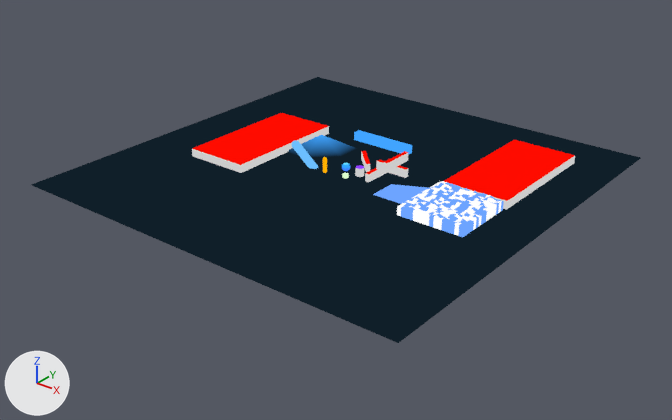
Two versions of the Blender file examples/bounds/bounds.blend, one commit apart.
The view is the same before and after, from a 50 mm lens placed at (121.4, -155.4, 85.5), pointed at (1.2, -5.2, -7.6). Every picture has the same lights, and +X, +Y and +Z are marked at lower left.
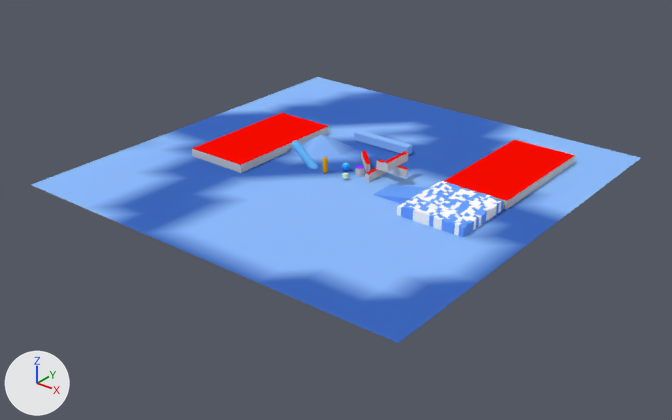
Location of each change, (x1, y1, x2, y2) in pixels of the pictures (672 x 420 px):
```json
{"object": "Ground", "change": "recoloured", "before": [31, 77, 641, 343], "after": [31, 77, 641, 343], "on screen": "black to blue"}
{"object": "Cube.004", "change": "recoloured", "before": [444, 140, 575, 210], "after": [444, 140, 575, 210]}
{"object": "Plane", "change": "recoloured", "before": [373, 181, 504, 237], "after": [373, 181, 504, 237]}
{"object": "Cube.003", "change": "recoloured", "before": [192, 113, 329, 173], "after": [192, 113, 329, 173]}
{"object": "StaticCapsule", "change": "recoloured", "before": [292, 140, 318, 169], "after": [292, 140, 318, 169]}
{"object": "Cube.002", "change": "recoloured", "before": [384, 151, 408, 172], "after": [384, 151, 408, 172], "on screen": "white to grey"}
{"object": "Cube.001", "change": "recoloured", "before": [376, 160, 408, 178], "after": [376, 160, 408, 178]}
{"object": "Cube.007", "change": "recoloured", "before": [365, 168, 388, 182], "after": [365, 168, 388, 182]}
{"object": "Cube.006", "change": "recoloured", "before": [361, 151, 370, 172], "after": [361, 151, 370, 172]}
{"object": "Cylinder", "change": "recoloured", "before": [355, 165, 364, 177], "after": [355, 165, 364, 177]}
{"object": "Sphere", "change": "recoloured", "before": [342, 163, 350, 171], "after": [342, 163, 350, 171]}
{"object": "Cube", "change": "recoloured", "before": [342, 172, 349, 179], "after": [342, 172, 349, 179]}
```

Edits to the scene script, one JSON object a line:
```json
{"block": "mat_vertex_color", "where": "n0 = _N.new('ShaderNodeOutputMaterial'); n0.name = 'Material Output'"}
{"op": "remove", "block": "mat_vertex_color", "code": "n1 = _N.new('ShaderNodeVertexColor'); n1.name = 'Vertex Color'"}
{"op": "remove", "block": "mat_vertex_color", "code": "_L.new(n1.outputs[0], n0.inputs[0])  # 'Color' to 'Surface'"}
{"op": "add", "block": "mat_vertex_color", "code": "n2 = _N.new('ShaderNodeBsdfDiffuse'); n2.name = 'Diffuse BSDF'"}
{"op": "add", "block": "mat_vertex_color", "code": "n3 = _N.new('ShaderNodeVertexColor'); n3.name = 'Color Attribute'"}
{"op": "add", "block": "mat_vertex_color", "code": "_L.new(n2.outputs[0], n0.inputs[0])  # 'BSDF' to 'Surface'"}
{"op": "add", "block": "mat_vertex_color", "code": "_L.new(n3.outputs[0], n2.inputs[0])  # 'Color' to 'Color'"}
{"block": "me_plane_002", "where": "me_plane_002.from_pydata(...)  # 297 vertices, 262 faces; spans x -50.0..50.0, y -50.0..50.0, z -1.0..3.0"}
{"block": "me_plane_002", "where": "# used by ob_ground; location = (0.0, 0.0, 1.0)"}
{"block": "me_plane_002", "change": "me_plane_002 part 1: 262 faces centred in x -46.9..46.9, y -46.9..46.9, z -1.0..1.2 are repainted in the vertex colours; the middle colour goes from black #101f29 to blue #8cbafb"}
```
